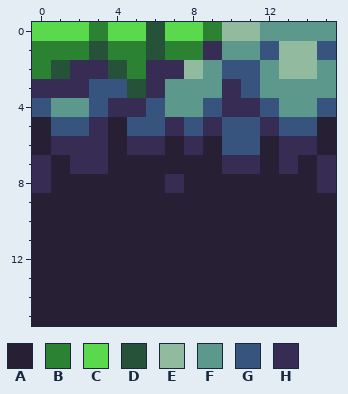
Pixel-art sprite: assets/imagens/tiles/chao_dir_max.png. The picture above was drawn from the file before the commit.
The file is 16x16 pixels.
Palette (. is transparent): A #272034  B #2b8233  C #5bd94c  D #255239  E #91ba9e  F #5d988d  G #36547d  H #372c53
Pixels before, first column x 0:
 0 CCCBCCDCCBEEFFFF
 1 BBBDBBDBBHFFGEEG
 2 BDHHDBHHEFGGFEEF
 3 HHHGGDHFFFHGFFFF
 4 GFFGHHGFFGHHGFFG
 5 AGGHAGGHGHGGHGGA
 6 AHHHAHHAHAGGAHHA
 7 HAHHAAAAAAHHAHAH
 8 HAAAAAAHAAAAAAAH
 9 AAAAAAAAAAAAAAAA
10 AAAAAAAAAAAAAAAA
11 AAAAAAAAAAAAAAAA
12 AAAAAAAAAAAAAAAA
13 AAAAAAAAAAAAAAAA
14 AAAAAAAAAAAAAAAA
15 AAAAAAAAAAAAAAAA
Now the later version:
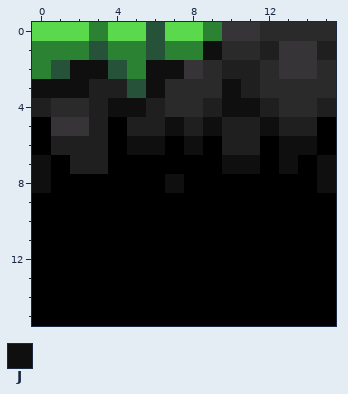
Colours new in this view: J #0f0f0f
Diff:
colour A: #272034 -> #000000
colour E: #91ba9e -> #363436
colour F: #5d988d -> #2b2a2b
colour G: #36547d -> #1f1f1f
Changed rows in their new state; - is a pixel that keeps its letter.
first column x 0:
 1 ---------J------
 2 --JJ--JJ--------
 3 JJJ---J---J-----
 4 ----JJ----JJ----
 5 -EEG---J-J--J---
 6 -GGG-JJ-J----JJ-
 7 J-GG------JJ-J-J
 8 J------J-------J
Pixel boxes of the changes (left, top, right, bottom) in both pictures:
changed: (32, 22, 336, 326)
